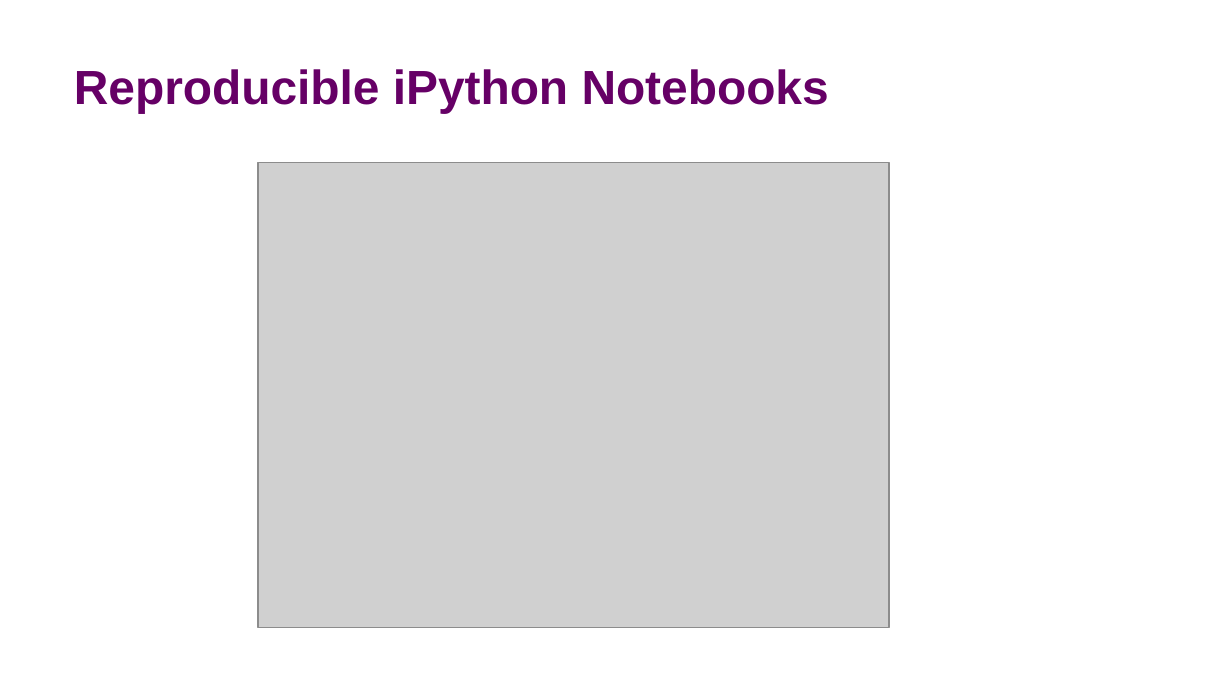
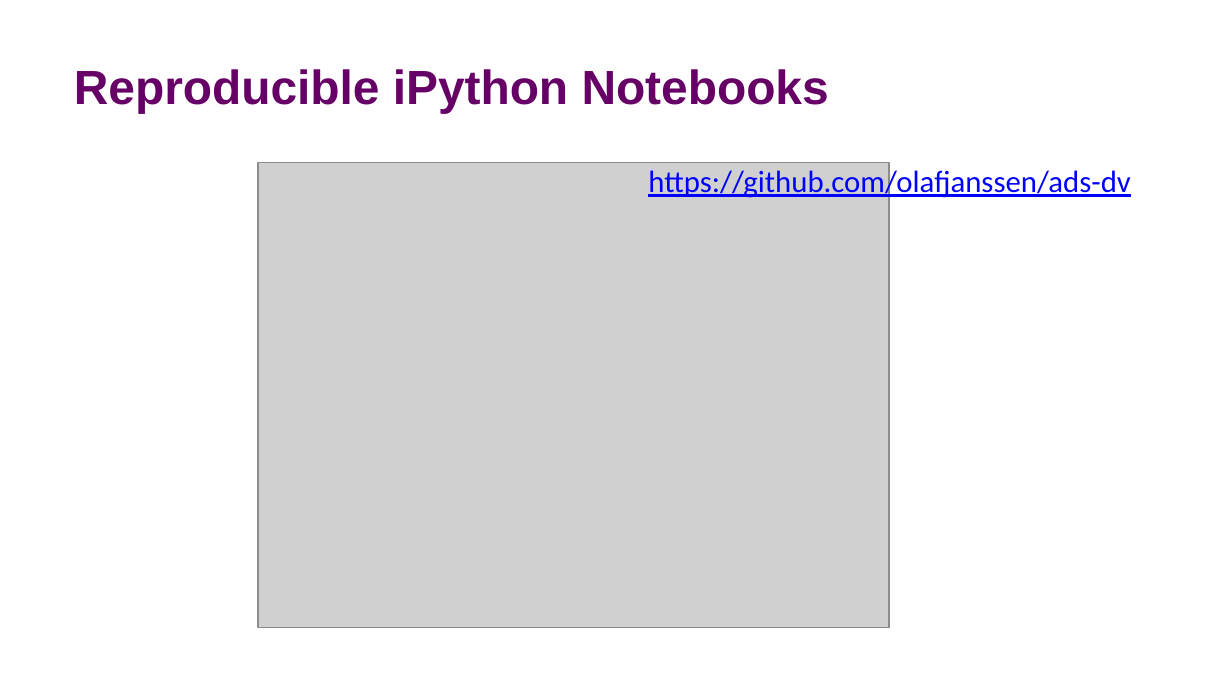
Before and after one commit to olafjanssen/ads-dv, a slide deck: slide 10 of Slides/DV02 - Reproducible Research and Exploratory Visualization with Matplotlib.pptx. Drawn at 1232x693 pixels with LibreOffice and Linux fonts; fonts in the diff are those of the drawing; grey boxes stand for pictures; background and template pictures are left out. Boxes give left, top, right and bottom in pixels: in the first picture for what was removed or moved away, otherwise in the second. Text is boxed around its words. In the diff, an @@ line names an element or a change of style, - is before the commit and + after.

Commit message:
Added link to git in presentation.

```diff
--- a/Slides/DV02 - Reproducible Research and Exploratory Visualization with Matplotlib.pptx
+++ b/Slides/DV02 - Reproducible Research and Exploratory Visualization with Matplotlib.pptx
@@ text added at (648,166,1130,200), 18 pt, text #0000FF, underline @@
+https://github.com/olafjanssen/ads-dv
```
Also in this commit, not shown: 1 other file.
